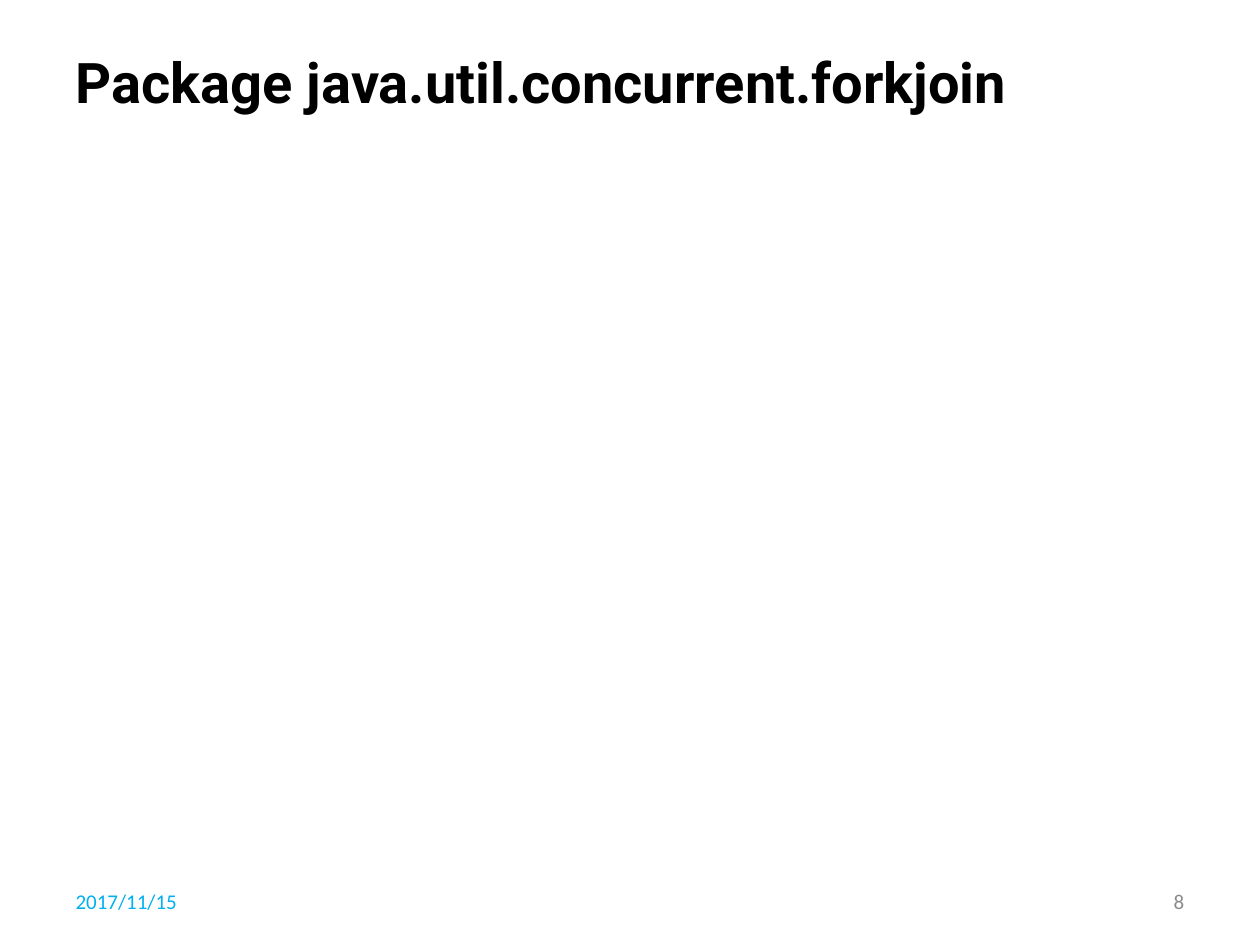
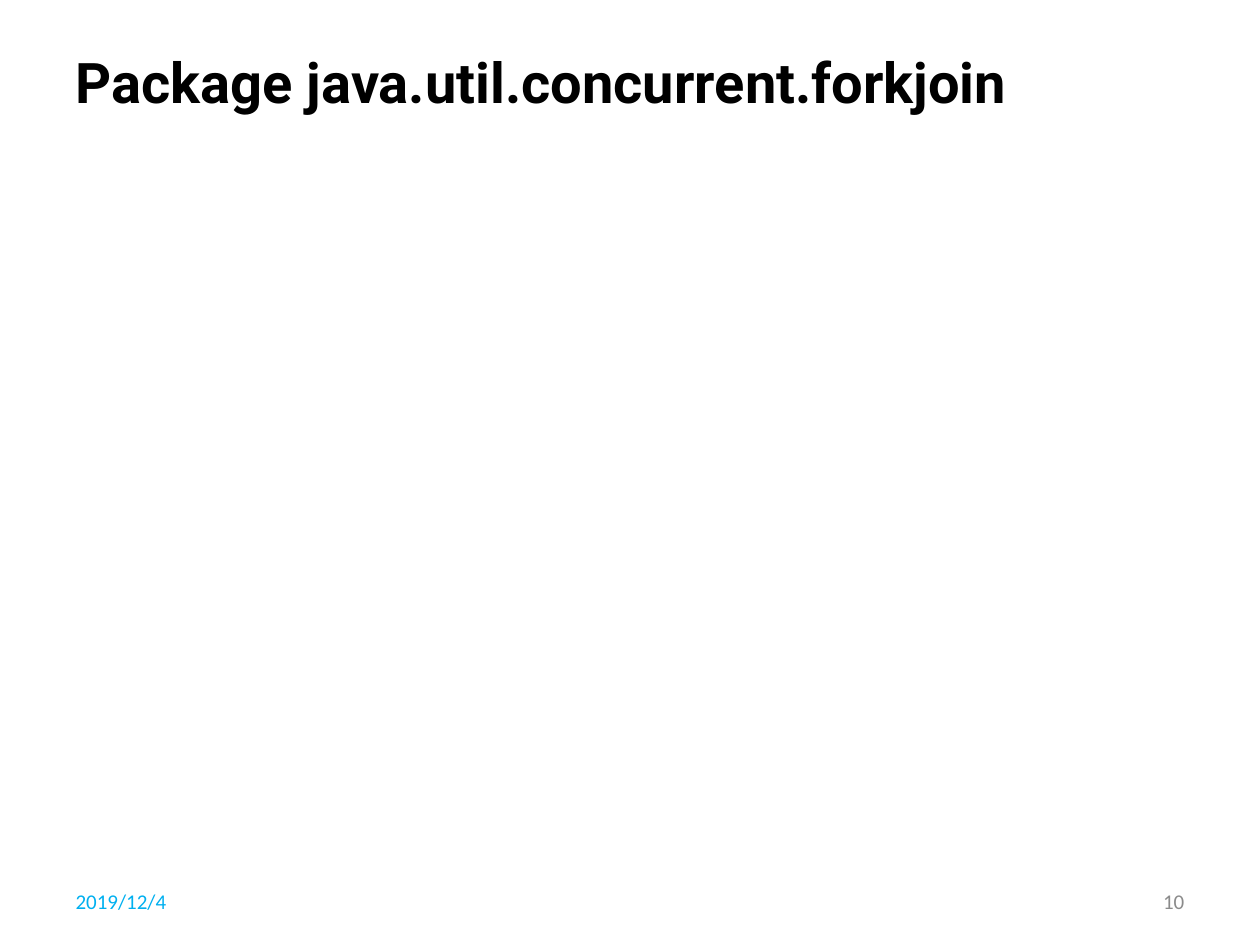
Before and after one commit to li-shengli/selfstudy, a slide deck: slide 10 of PPT/JDK - New Features.pptx (slide 8 before the commit). Drawn at 1260x945 pixels with LibreOffice and Linux fonts; fonts in the diff are those of the drawing; background and template pictures are left out. Boxes give left, top, right and bottom in pixels: in the first picture for what was removed or moved away, otherwise in the second. Text is boxed around its words. In the diff, an @@ line names an element or a change of style, - is before the commit and + after.

```diff
--- a/PPT/JDK - New Features.pptx
+++ b/PPT/JDK - New Features.pptx
@@ text at (76, 894, 167, 910): text changed @@
-2017/11/15
+2019/12/4
@@ page number at (1163, 895, 1184, 909): text changed @@
-8
+10
```
Also in this commit, not shown: 7 other slides changed, 2 slides added, 1 other file.
